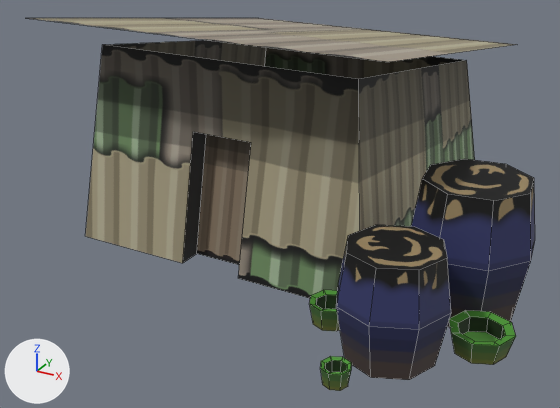
The FBX model ART/Models/CasaFuturista/CasaFuturista.fbx as it was, and as the next commit left it.
The view is the same before and after, from a 50 mm camera at (4.35, -8.48, 4.08) aimed at (0.29, -1.08, 0.39). Lighting does not change. The marker at lower left points along +X, +Y and +Z. Mesh edges are drawn as thin lines.
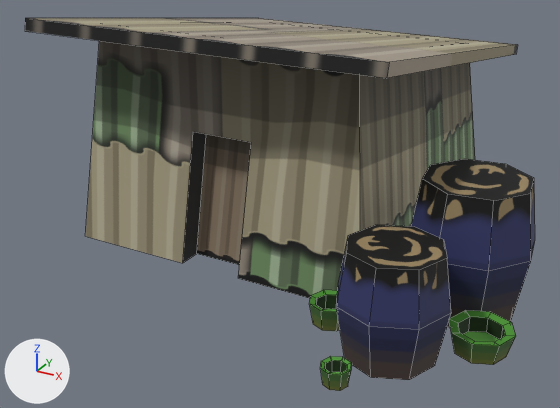
What the commit changed:
me_cube is used by ob_cube; location (0.0, 0.0, 0.0).
Verts and faces of me_cube; kept vertices keep their numbers, new ones are numbered from 164.
Before the commit, vertices of me_cube: 4 (-1.55, 1.84, 1.65), 5 (1.56, 1.84, 1.65) at pixel (466, 60), 6 (1.56, -1.85, 2.23) at pixel (358, 79), 7 (-1.55, -1.85, 2.23) at pixel (102, 44), 8 (-2.06, 2.48, 1.8) at pixel (258, 18).
Before the commit, vertices of me_cube: 9 (2.07, 2.48, 1.8) at pixel (517, 44), 10 (-2.06, -2.45, 2.57), 11 (2.07, -2.45, 2.57) at pixel (389, 62).
me_cube had 164 vertices, 118 faces and spanned x -2.06..3.34, y -3.43..2.48, z -0.15..2.57.
me_cube now has 168 vertices, 123 faces and spans x -2.06..3.34, y -3.43..2.48, z -0.15..2.57.
Part 1, on me_cube:
Vertex 4 moves to (-1.55, 1.84, 1.88).
Vertex 5 moves to (1.56, 1.84, 1.88).
Vertex 6 moves to (1.56, -1.85, 2.47).
Vertex 7 moves to (-1.55, -1.85, 2.47).
New vertex 164 is at (-2.06, 2.45, 1.67).
New vertex 165 is at (2.07, 2.45, 1.67), pixel (516, 54).
New vertex 166 is at (-2.06, -2.47, 2.44), pixel (24, 31).
New vertex 167 is at (2.07, -2.47, 2.44), pixel (386, 78).
New faces: (164, 165, 167, 166), (9, 11, 167, 165), (8, 9, 165, 164), (10, 166, 167, 11), (8, 164, 166, 10).

Boxes (x1, y1, x2, y2) around the edits, measured in the pictures (560 x 408 px):
'Cube', reshaped
    before: (28, 18, 535, 391)
    after: (25, 18, 535, 391)
part 1 of me_cube, built on
    before: (86, 40, 475, 298)
    after: (25, 18, 518, 298)
